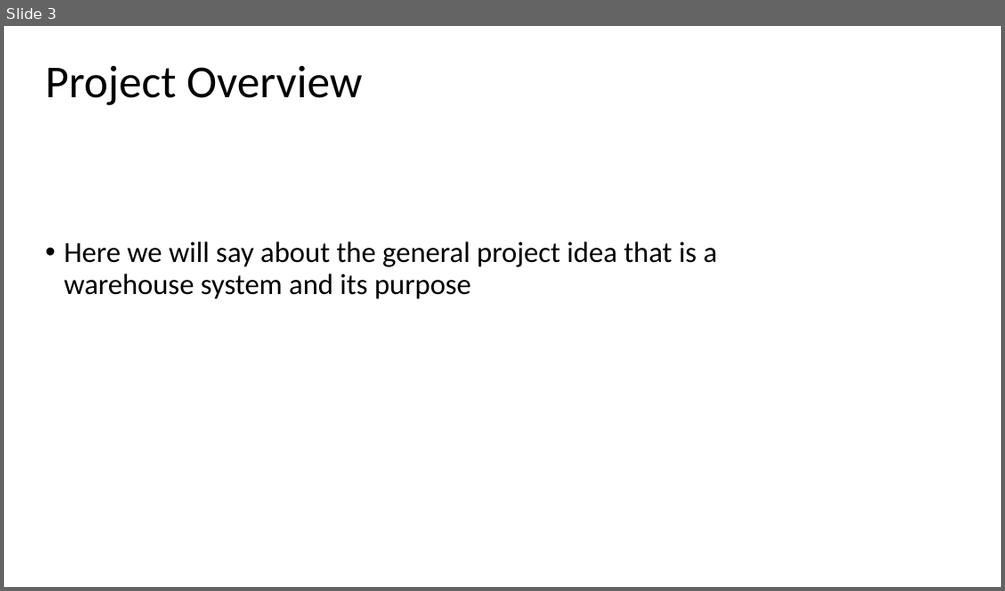
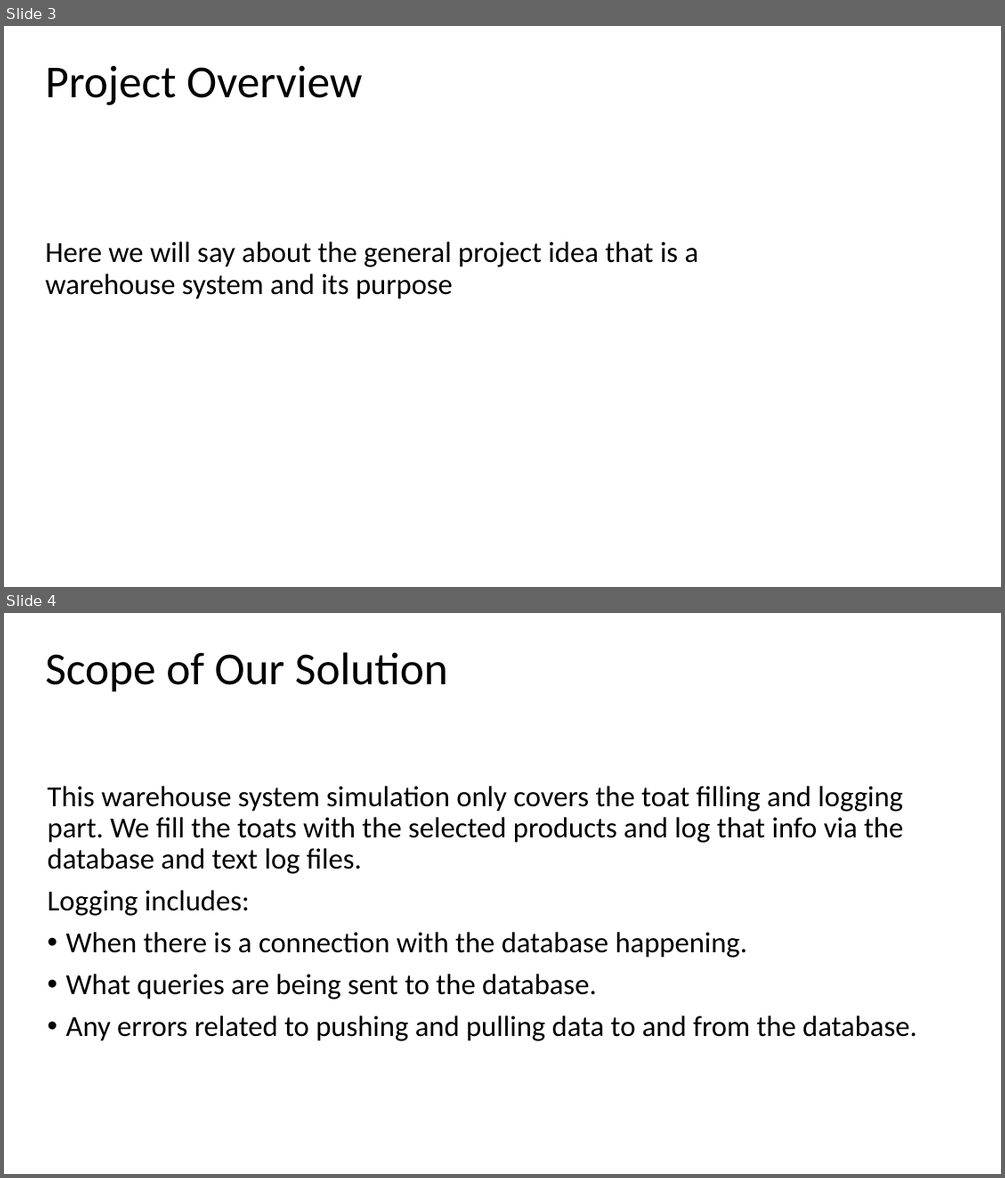
Before and after one commit to wallmenis/exercise, a slide deck: presentation/Presentation.pptx. Shown one above the other, each under a label of ours: slide 3 before the commit, slides 3 and 4 after it. The pictures are 1005x591 and 1005x1178 pixels, drawn with LibreOffice and Linux fonts; fonts in the diff are those of the drawing; background and template pictures are left out. Boxes give left, top, right and bottom in pixels: in the first picture for what was removed or moved away, otherwise in the second. Text is boxed around its words. In the diff, an @@ line names an element or a change of style, - is before the commit and + after.

```diff
--- a/presentation/Presentation.pptx
+++ b/presentation/Presentation.pptx
@@ slide 4 added at [4,613,1001,1174], background picture (left out) @@
@@ title added at [45,652,448,692], 44 pt, text #000000 @@
+Scope of Our Solution
@@ subtitle added at [48,786,917,1041], 28 pt, text #000000 @@
+This warehouse system simulation only covers the toat filling and logging part. We fill the toats with the selected products and log that info via the database and text log files.
+Logging includes:
+• When there is a connection with the database happening.
+• What queries are being sent to the database.
+• Any errors related to pushing and pulling data to and from the database.
@@ slide 3 changed as well @@
@@ subtitle "Here we will say about ..." at [45,241,699,299]: bullet • to none @@
```
Also in this commit, not shown: 5 other slides changed, 4 other slides added, 5 slides removed, 1 other file.
